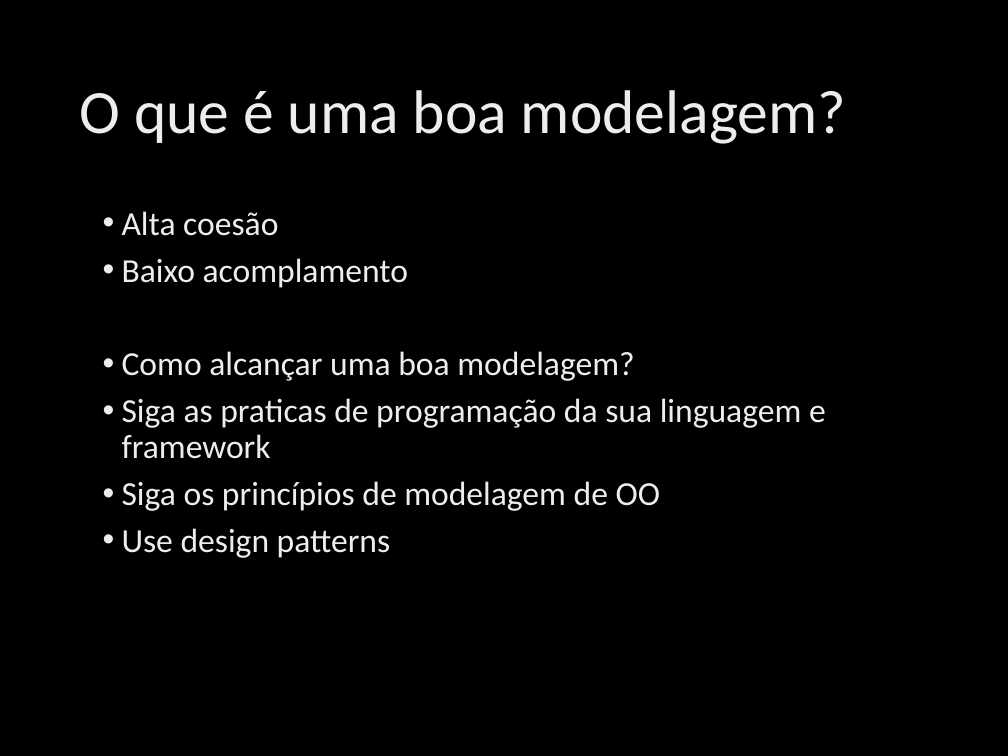
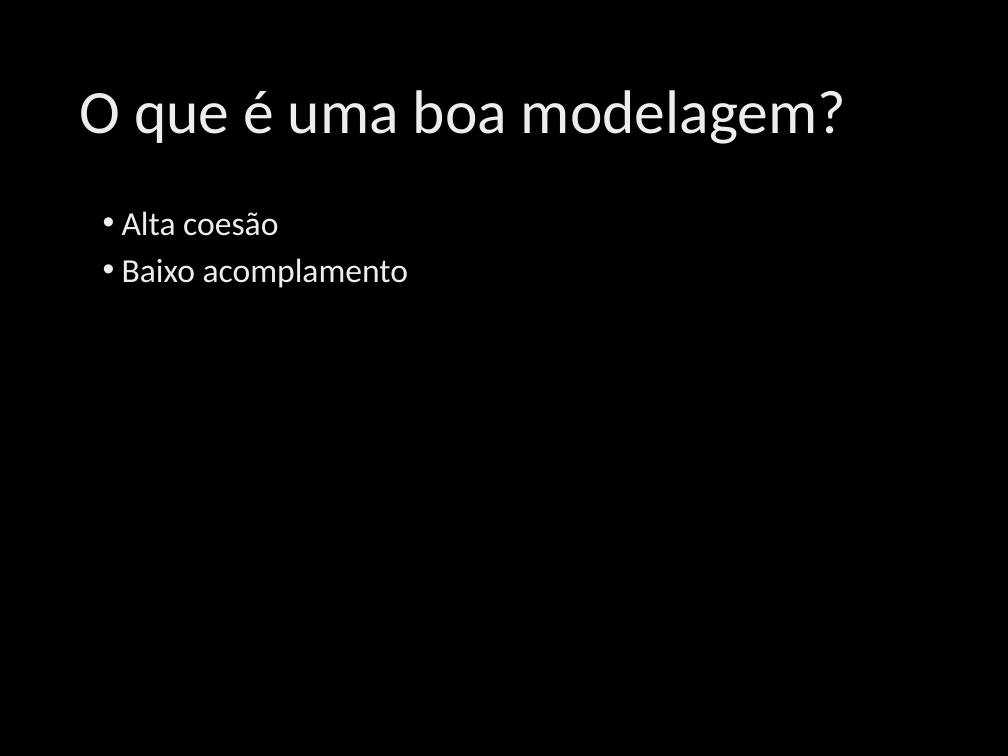
Before and after one commit to ivanpaulovich/event-sourcing-jambo, a slide deck: slide 9 of docs/Princípios SOLID de OO usando .NET.pptx (slide 7 before the commit). Drawn at 1008x756 pixels with LibreOffice and Linux fonts; fonts in the diff are those of the drawing; background and template pictures are left out. Boxes give left, top, right and bottom in pixels: in the first picture for what was removed or moved away, otherwise in the second. Text is boxed around its words. In the diff, an @@ line names an element or a change of style, - is before the commit and + after.

```diff
--- a/docs/Princípios SOLID de OO usando .NET.pptx
+++ b/docs/Princípios SOLID de OO usando .NET.pptx
@@ text at (122, 351, 826, 558): paragraphs removed @@
-• Como alcançar uma boa modelagem?
-• Siga as praticas de programação da sua linguagem e framework
-• Siga os princípios de modelagem de OO
-• Use design patterns
```
Also in this commit, not shown: 17 other slides changed, 6 slides added, 1 other file.
